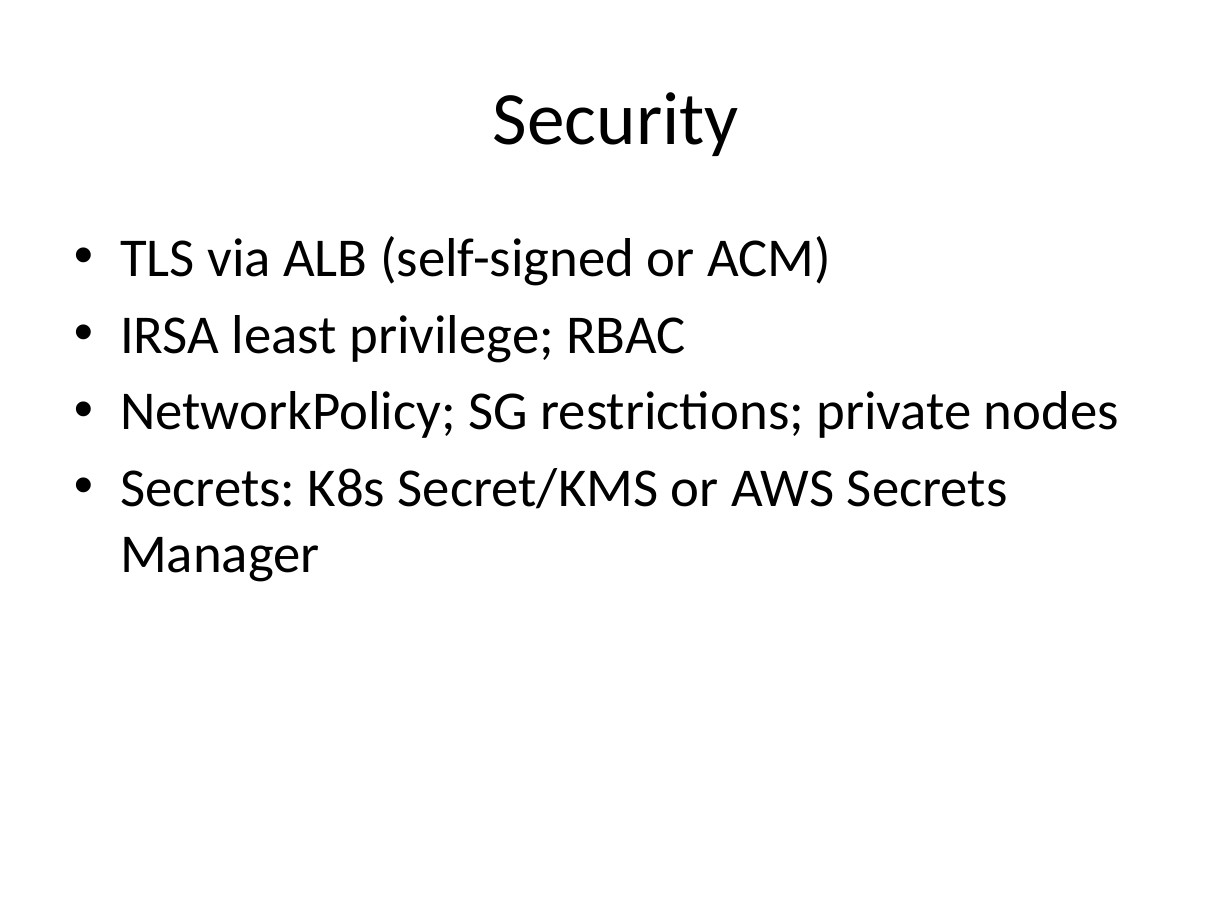
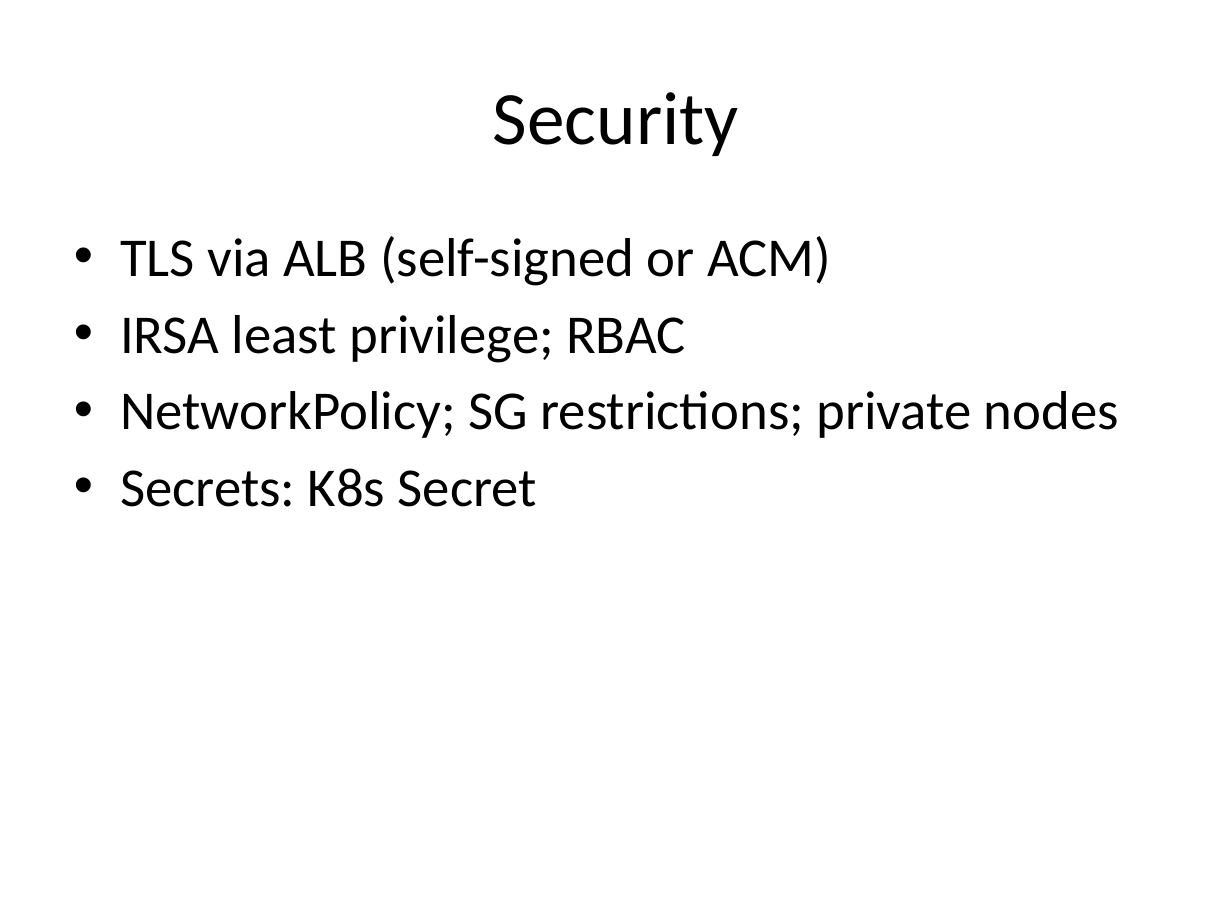
Before and after one commit to bhanusaisuryatejadevops/task, a slide deck: slide 6 of AI_Sentiment_EKS_Presentation.pptx. Drawn at 1232x924 pixels with LibreOffice and Linux fonts; fonts in the diff are those of the drawing. Boxes give left, top, right and bottom in pixels: in the first picture for what was removed or moved away, otherwise in the second. Text is boxed around its words. In the diff, an @@ line names an element or a change of style, - is before the commit and + after.

```diff
--- a/AI_Sentiment_EKS_Presentation.pptx
+++ b/AI_Sentiment_EKS_Presentation.pptx
@@ text at (x1=120, y1=468, x2=537, y2=507): text changed @@
-• Secrets: K8s Secret/KMS or AWS Secrets Manager
+• Secrets: K8s Secret
```
Also in this commit, not shown: 3 other slides changed.
